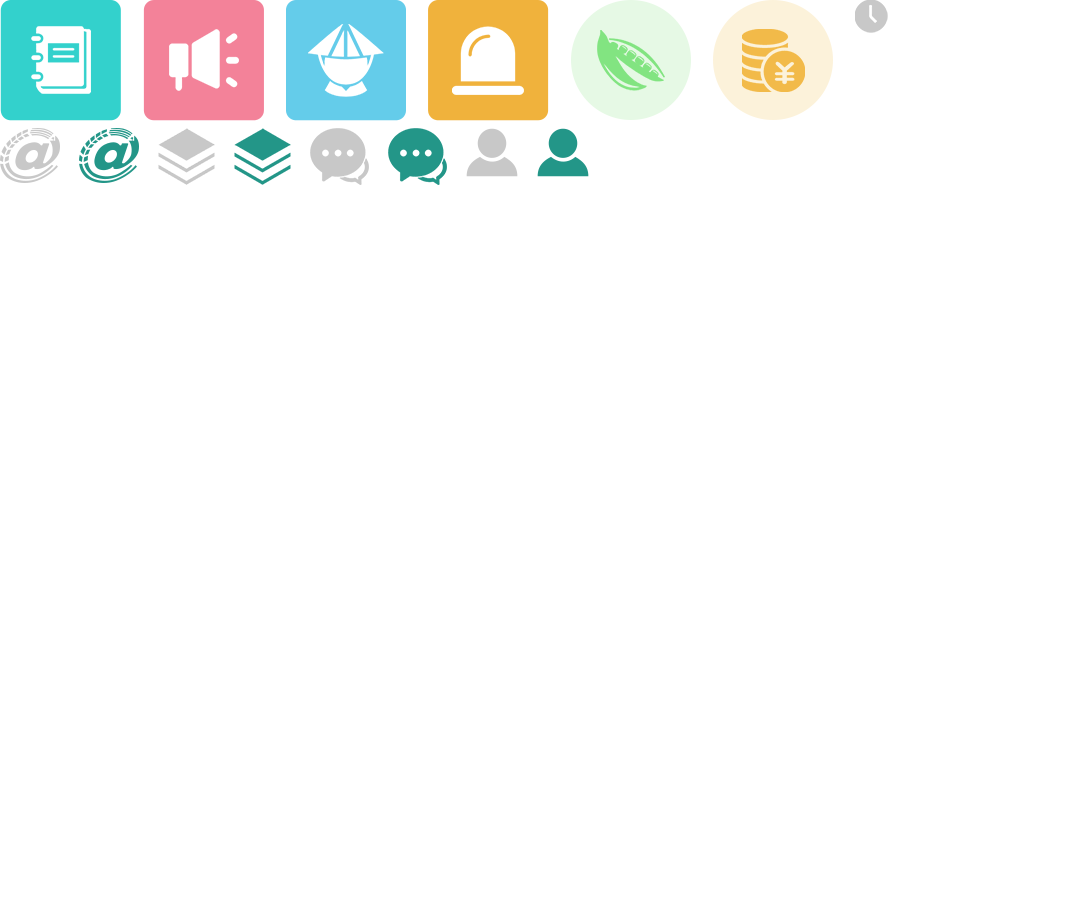
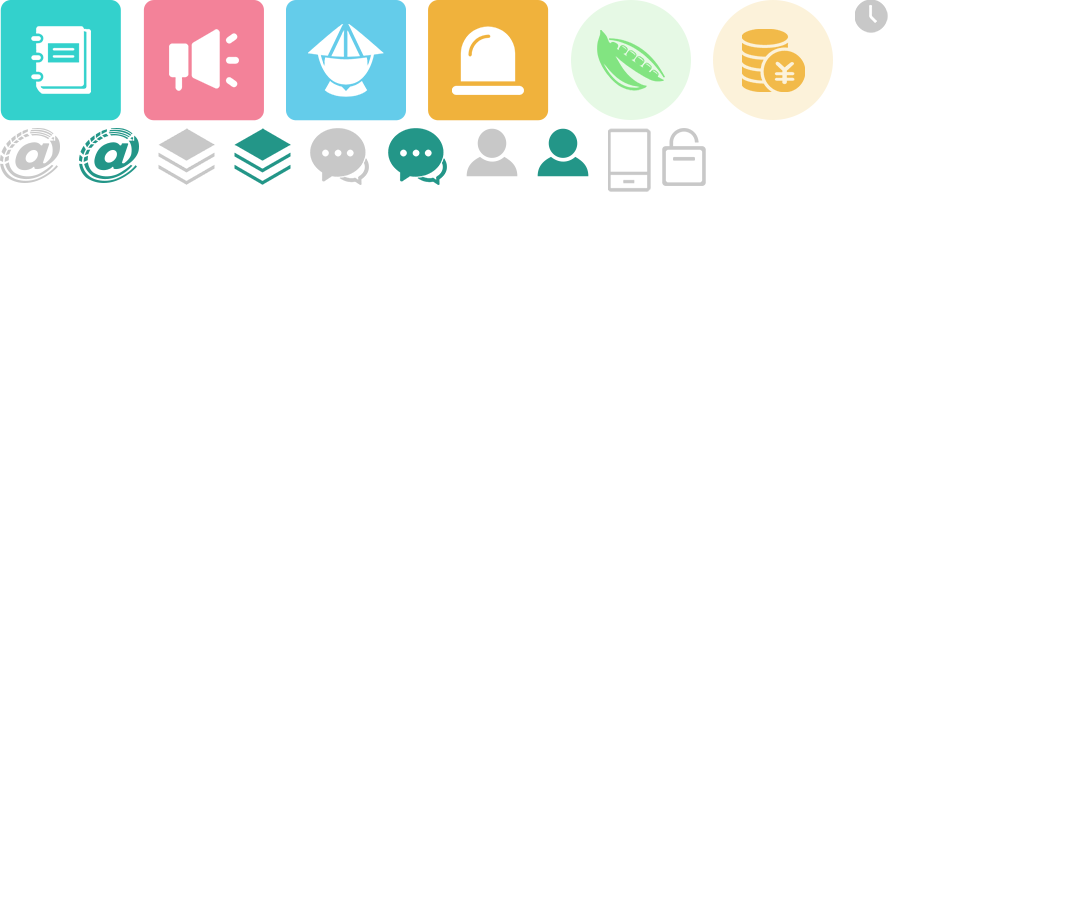
Layer changes from the first 1080px x 900px image to the second:
added layer "密码 (1)" above "手机 (1)" over [662, 128, 706, 186]
added layer "手机 (1)" above "图层 15" over [608, 128, 651, 192]
